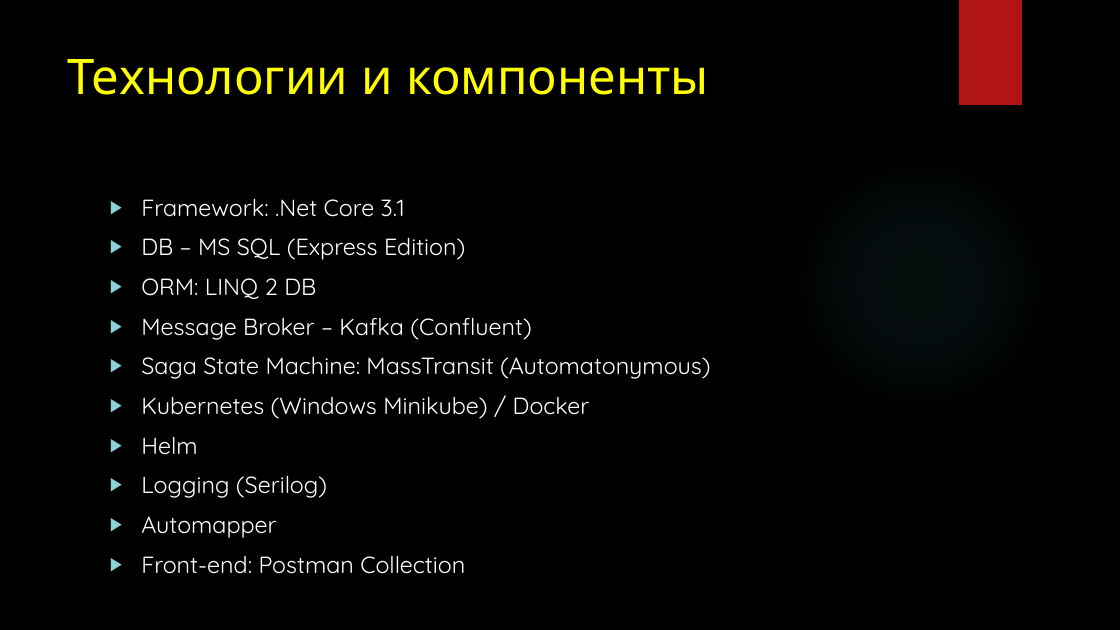
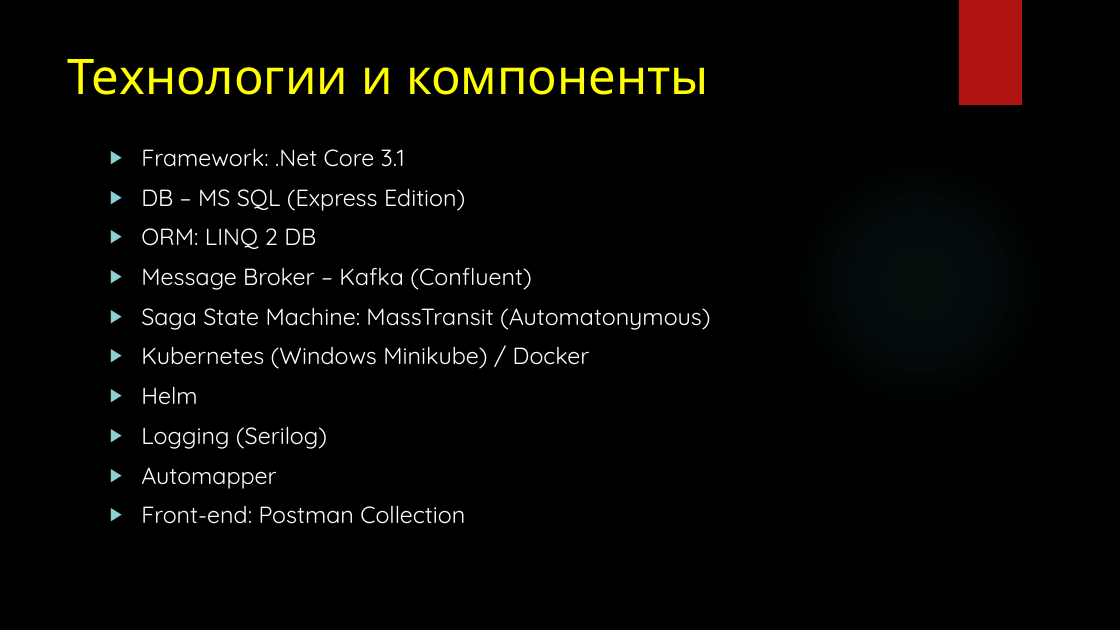
Before and after one commit to gennadytiunov/arch-labs, a slide deck: slide 6 of course-work/Presentation/Circus - Presentation.pptx (slide 2 before the commit). Drawn at 1120x630 pixels with LibreOffice and Linux fonts; fonts in the diff are those of the drawing; background and template pictures are left out. Boxes give left, top, right and bottom in pixels: in the first picture for what was removed or moved away, otherwise in the second. Text is boxed around its words. In the diff, an @@ line names an element or a change of style, - is before the commit and + after.

```diff
--- a/course-work/Presentation/Circus - Presentation.pptx
+++ b/course-work/Presentation/Circus - Presentation.pptx
@@ text "Framework: .Net Core 3.1": place and size @@
-text "Framework: .Net Core 3.1" at box(141, 198, 711, 574)
+text "Framework: .Net Core 3.1" at box(141, 148, 711, 524)
```
Also in this commit, not shown: 4 other slides changed, 6 slides added, 1 slide removed, 10 other files.
